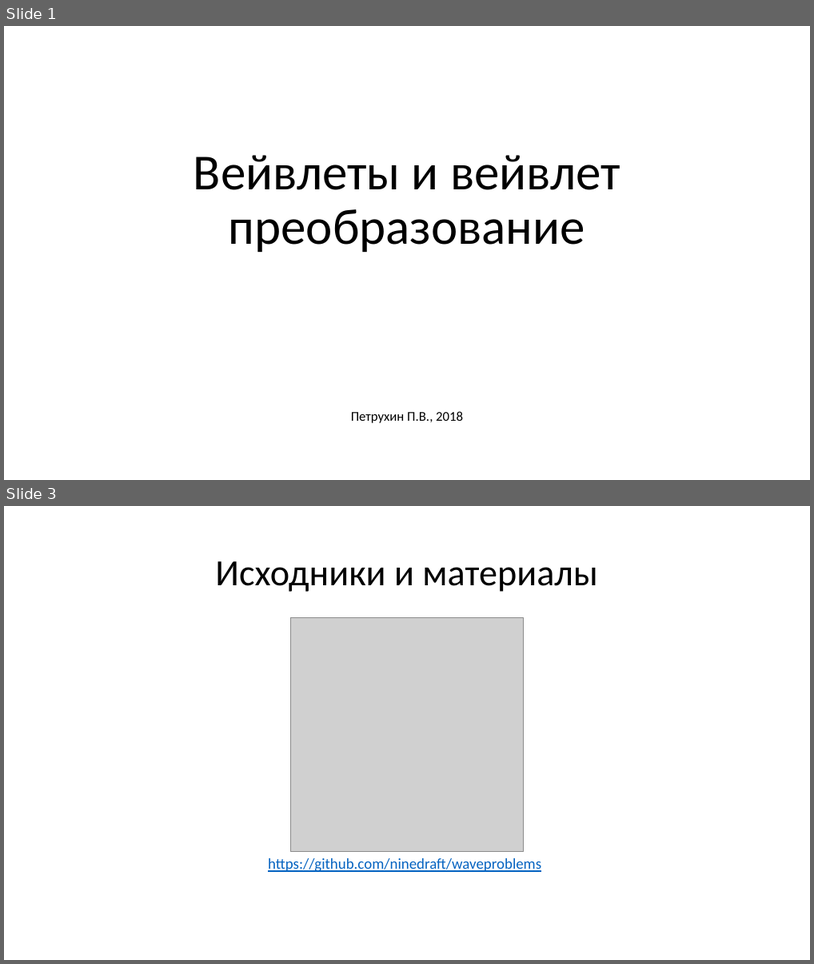
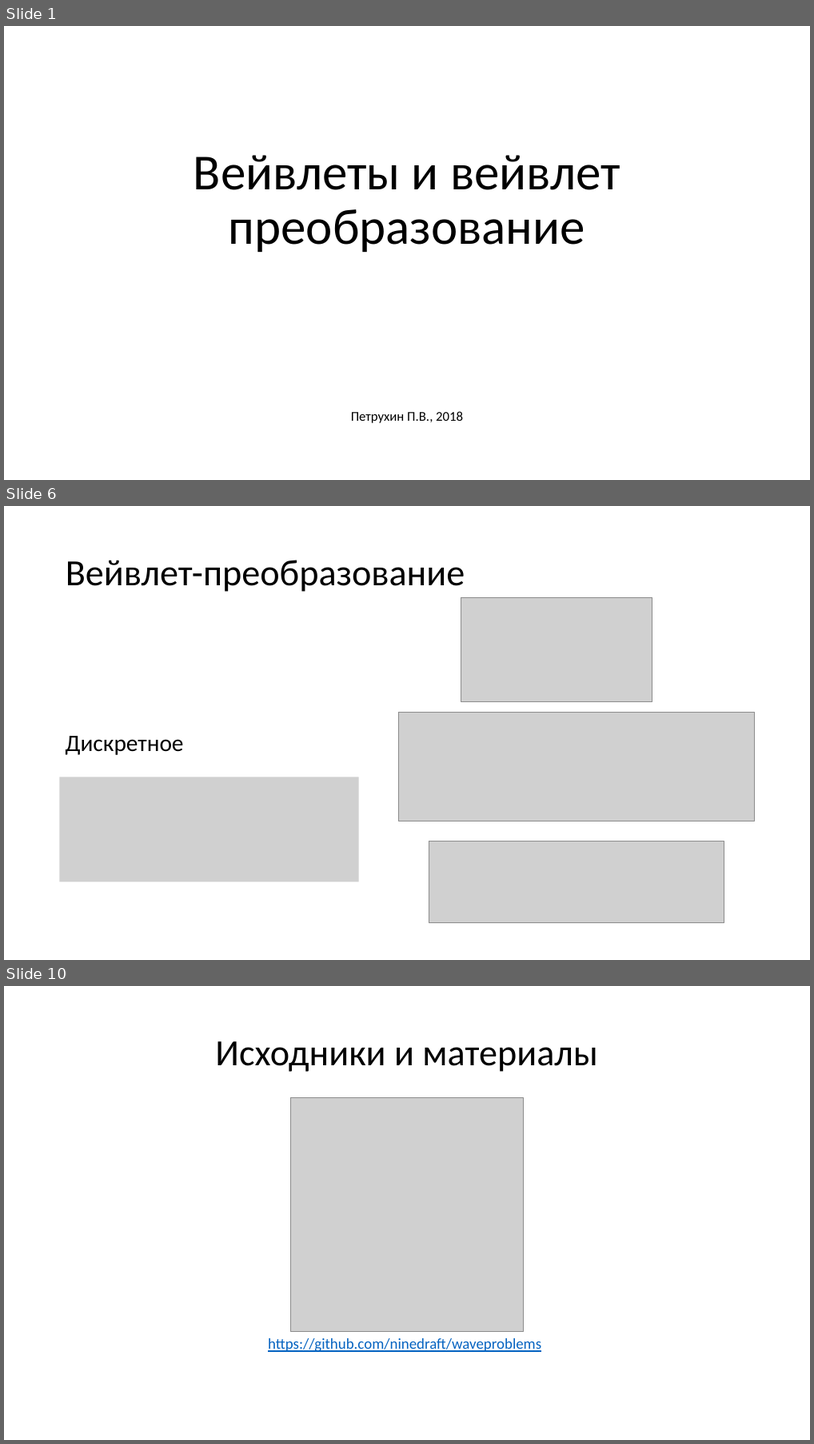
Before and after one commit to ninedraft/waveproblems, a slide deck: Доклад 02 wavelet-преобразование.pptx. Shown one above the other, each under a label of ours: slides 1 and 3 before the commit, slides 1, 6 and 10 after it; the slides between them are not shown. The pictures are 814x964 and 814x1444 pixels, drawn with LibreOffice and Linux fonts; fonts in the diff are those of the drawing; grey boxes stand for pictures. Boxes give left, top, right and bottom in pixels: in the first picture for what was removed or moved away, otherwise in the second. Text is boxed around its words. In the diff, an @@ line names an element or a change of style, - is before the commit and + after.

```diff
--- a/Доклад 02 wavelet-преобразование.pptx
+++ b/Доклад 02 wavelet-преобразование.pptx
@@ slide 6 added at [4, 506, 810, 960], background #FFFFFF @@
@@ title added at [66, 560, 465, 592], 44 pt, text #000000 @@
+Вейвлет-преобразование
@@ picture added at [462, 597, 653, 702] @@
@@ picture added at [398, 712, 755, 820] @@
@@ text added at [66, 736, 184, 755], 28 pt, text #000000 @@
+Дискретное
@@ picture added at [60, 777, 359, 882] @@
@@ picture added at [430, 840, 725, 922] @@
@@ what was slide 3 is now slide 10 @@
```
Also in this commit, not shown: 7 other slides added, 1 slide removed, 7 other files.
